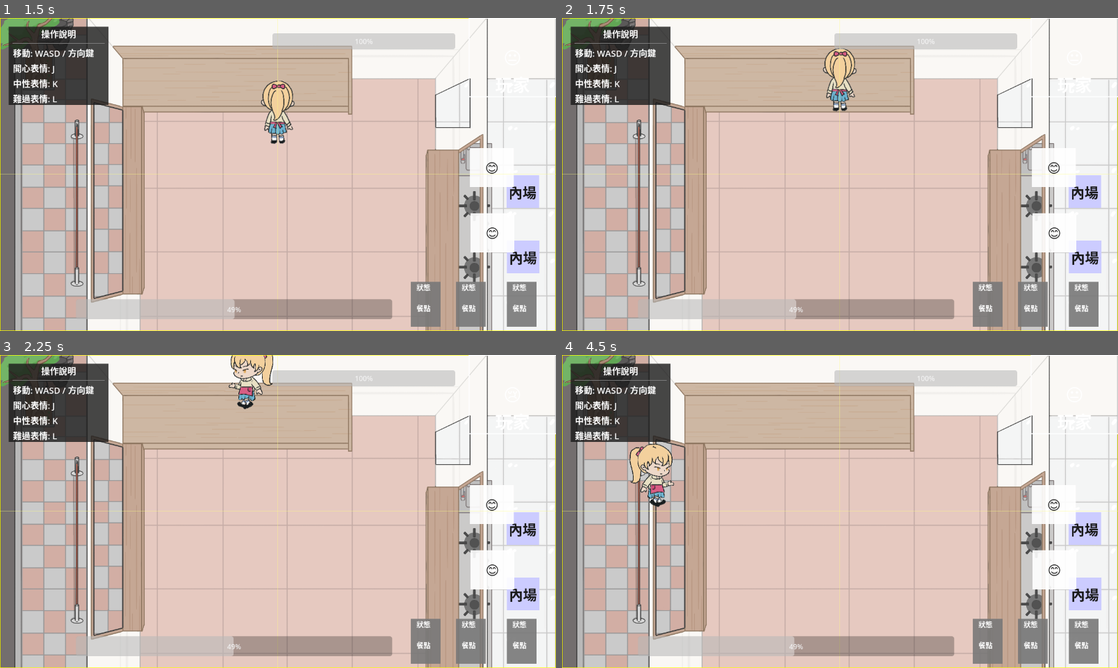
Above: before the commit, frames 1-4 (two rows, left to right).
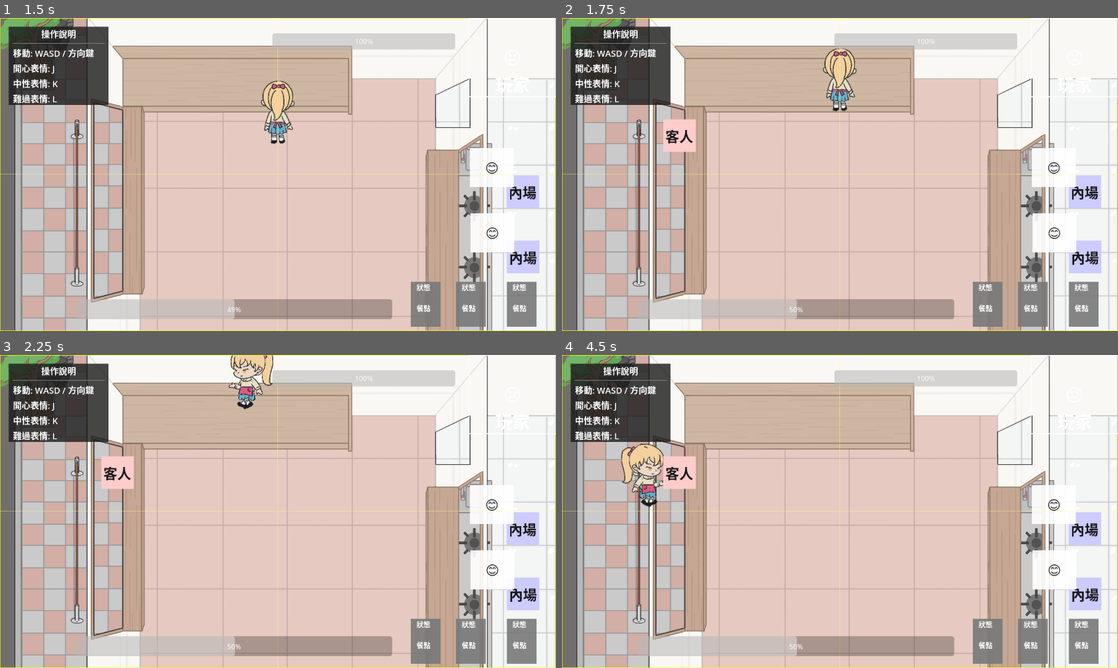
Above: after the commit, the same moments.

Repository: darkbtf/game-jam-2026-kcl
Game: Godot game, scene res://Scenes/main.tscn
Same seed, same stepped clock (60 frames per second), same inputs: the game is played once before the commit and once after it.
Inputs:
- Up to frame 1 (1.5 s): tap Enter (ui_accept) at 0.5, 0.77 s; hold J (expression_happy) 0.53-1.28 s; hold W (move_up) from 0.53 s (still down); tap K (expression_neutral) at 1.35 s
- Up to frame 2 (1.75 s): keep holding W (move_up); tap Enter (ui_accept) at 1.52 s
- Up to frame 3 (2.25 s): release W (move_up) at 2.03 s; hold A (move_left) from 2.03 s (still down); hold L (expression_sad) from 2.03 s (still down)
- Up to frame 4 (4.5 s): release L (expression_sad) at 2.78 s; tap Shift (run) at 2.85 s; tap Enter (ui_accept) at 3.02, 3.77 s; release A (move_left) at 3.53 s; hold S (move_down) 3.53-4.28 s; tap R at 3.6 s; hold D (move_right) from 4.28 s (still down); tap J (expression_happy) at 4.35 s

Frame 1 is identical in both runs. In frame 2, 0.6% of the frame differs, in the area x 18-43%, y 32-97%; in frame 3, 0.6%; in frame 4, 1.6%, in the area x 10-43%, y 28-97%.

Commit message:
fix background z-index

Diff:
--- a/Objects/customer.tscn
+++ b/Objects/customer.tscn
@@ -14,6 +14,9 @@
 offset_right = 37.5
 offset_bottom = 37.5
 color = Color(1, 0.8, 0.8, 1)
+z_index = 0
+z_as_relative = false
+show_behind_parent = false
 
 [node name="CollisionShape2D" type="CollisionShape2D" parent="."]
 shape = SubResource("RectangleShape2D_1")
@@ -26,6 +29,9 @@
 theme_override_colors/font_color = Color(0.101960786, 0.101960786, 0.101960786, 1)
 theme_override_font_sizes/font_size = 32
 text = "客人"
+z_index = 1
+z_as_relative = false
+show_behind_parent = false
 
 [node name="Bubble" type="Control" parent="."]
 layout_mode = 3
@@ -40,6 +46,10 @@
 offset_bottom = -10.0
 grow_horizontal = 2
 grow_vertical = 2
+z_index = 10
+z_as_relative = false
+show_behind_parent = false
+visible = false
 
 [node name="Background" type="ColorRect" parent="Bubble"]
 layout_mode = 1
--- a/Scenes/main.tscn
+++ b/Scenes/main.tscn
@@ -17,22 +17,27 @@
 [node name="Main" type="Node2D"]
 script = ExtResource("11")
 
-[node name="Background" type="Node" parent="."]
+[node name="Background" type="Node2D" parent="."]
+z_index = -100
+z_as_relative = false
 
 [node name="GroundL" type="Sprite2D" parent="Background"]
-z_index = -1
 position = Vector2(642, 359)
 texture = ExtResource("2_jkdf5")
+z_index = -100
+z_as_relative = false
 
 [node name="GroundR" type="Sprite2D" parent="Background"]
-z_index = -1
 position = Vector2(638, 359)
 texture = ExtResource("3_wsu2k")
+z_index = -100
+z_as_relative = false
 
 [node name="Ground" type="Sprite2D" parent="Background"]
-z_index = -1
 position = Vector2(642, 359)
 texture = ExtResource("1_fdnlq")
+z_index = -100
+z_as_relative = false
 
 [node name="GameManager" type="Node" parent="." groups=["GameManager"]]
 script = ExtResource("1")
@@ -43,19 +48,29 @@
 [node name="Player" parent="." instance=ExtResource("2")]
 position = Vector2(640, 500)
 speed = 300.0
+z_index = 0
+z_as_relative = false
 
-[node name="Kitchen" type="Node" parent="."]
+[node name="Kitchen" type="Node2D" parent="."]
+z_index = 0
+z_as_relative = false
 
 [node name="KitchenStaff1" parent="Kitchen" instance=ExtResource("3")]
 position = Vector2(1203, 399)
+z_index = 0
+z_as_relative = false
 
 [node name="KitchenStaff2" parent="Kitchen" instance=ExtResource("3")]
 position = Vector2(1204, 549)
 staff_id = 2
+z_index = 0
+z_as_relative = false
 
 [node name="QueueManager" type="Node2D" parent="."]
 script = ExtResource("7")
 customer_scene = ExtResource("6")
+z_index = 0
+z_as_relative = false
 
 [node name="InteractionManager" type="Node" parent="." groups=["interactionManager"]]
 script = ExtResource("8")
--- a/Scripts/customer.gd
+++ b/Scripts/customer.gd
@@ -27,19 +27,49 @@
 signal qte_item_changed(item: String)
 
 func _ready():
-	game_manager = get_tree().get_first_node_in_group("GameManager")
+	game_manager = get_tree().get_first_node_in_group("game_manager")
+	if not game_manager:
+		# 如果找不到，也嘗試大寫的 group 名稱（兼容性）
+		game_manager = get_tree().get_first_node_in_group("GameManager")
+
+	# 確保所有視覺元素可見並設置正確的 z_index
+	if has_node("ColorRect"):
+		var color_rect = $ColorRect
+		color_rect.visible = true
+		color_rect.z_index = 0
+		color_rect.z_as_relative = false
+
+	if has_node("Label"):
+		var label = $Label
+		label.visible = true
+		label.z_index = 1
+		label.z_as_relative = false
+
+	if has_node("Bubble"):
+		var bubble = $Bubble
+		bubble.visible = false  # 默認隱藏，需要時再顯示
+		bubble.z_index = 10
+		bubble.z_as_relative = false
+
+	# 確保 customer 本身可見
+	visible = true
+	z_index = 0
+	z_as_relative = false
 
 	# 根據個性決定喜歡的表情
 	match personality:
 		GameManager.CustomerPersonality.FRIENDLY:
 			desired_expression = GameManager.MaskType.HAPPY
-			$Bubble/Label.text = "😊"
+			if has_node("Bubble/Label"):
+				$Bubble/Label.text = "😊"
 		GameManager.CustomerPersonality.NEUTRAL:
 			desired_expression = GameManager.MaskType.NEUTRAL
-			$Bubble/Label.text = "😐"
+			if has_node("Bubble/Label"):
+				$Bubble/Label.text = "😐"
 		GameManager.CustomerPersonality.GRUMPY:
 			desired_expression = GameManager.MaskType.SAD
-			$Bubble/Label.text = "😢"
+			if has_node("Bubble/Label"):
+				$Bubble/Label.text = "😢"
 
 	# 隨機選擇想要的食物（每個客人只會想要一種食物，在生成時決定）
 	var all_foods = [
--- a/Scripts/level_manager.gd
+++ b/Scripts/level_manager.gd
@@ -45,7 +45,7 @@
 	# 如果之後有 MenuScene，可以在 MenuScene 中手動調用 start_level(0)
 	var current_scene = get_tree().current_scene
 	if current_scene and current_scene.scene_file_path == "res://Scenes/main.tscn":
-		start_level(0)
+		start_level(1)
 
 # 初始化所有關卡配置
 func initialize_levels():
@@ -226,7 +226,7 @@
 func get_current_level_config() -> LevelConfig:
 	return current_level_config
 
-# 獲取指定索引的關卡配置
+# 獲取指定索引的關卡配置s
 func get_level_config(level_index: int) -> LevelConfig:
 	if level_index >= 0 and level_index < levels.size():
 		return levels[level_index]
--- a/Scripts/queue_manager.gd
+++ b/Scripts/queue_manager.gd
@@ -66,17 +66,30 @@
 		customer.personality = level_config.get_random_customer_personality()
 	else:
 		# 如果沒有關卡配置，使用默認的隨機分配
-		var personalities = [
-			game_manager.CustomerPersonality.FRIENDLY,
-			game_manager.CustomerPersonality.NEUTRAL,
-			game_manager.CustomerPersonality.GRUMPY
-		]
-		customer.personality = personalities[randi() % personalities.size()]
+		if not game_manager:
+			# 如果 game_manager 還沒初始化，延遲獲取
+			game_manager = get_tree().get_first_node_in_group("game_manager")
+
+		if game_manager:
+			var personalities = [
+				GameManager.CustomerPersonality.FRIENDLY,
+				GameManager.CustomerPersonality.NEUTRAL,
+				GameManager.CustomerPersonality.GRUMPY
+			]
+			customer.personality = personalities[randi() % personalities.size()]
+		else:
+			# 如果還是找不到 game_manager，使用默認值
+			customer.personality = GameManager.CustomerPersonality.NEUTRAL
 
 	# 設置位置
 	var queue_index = customers.size()
 	if queue_index < queue_positions.size():
 		customer.position = queue_positions[queue_index]
+	else:
+		customer.position = Vector2(270, 270)
+
+	# 確保 customer 可見
+	customer.visible = true
 
 	add_child(customer)
 	customers.append(customer)
